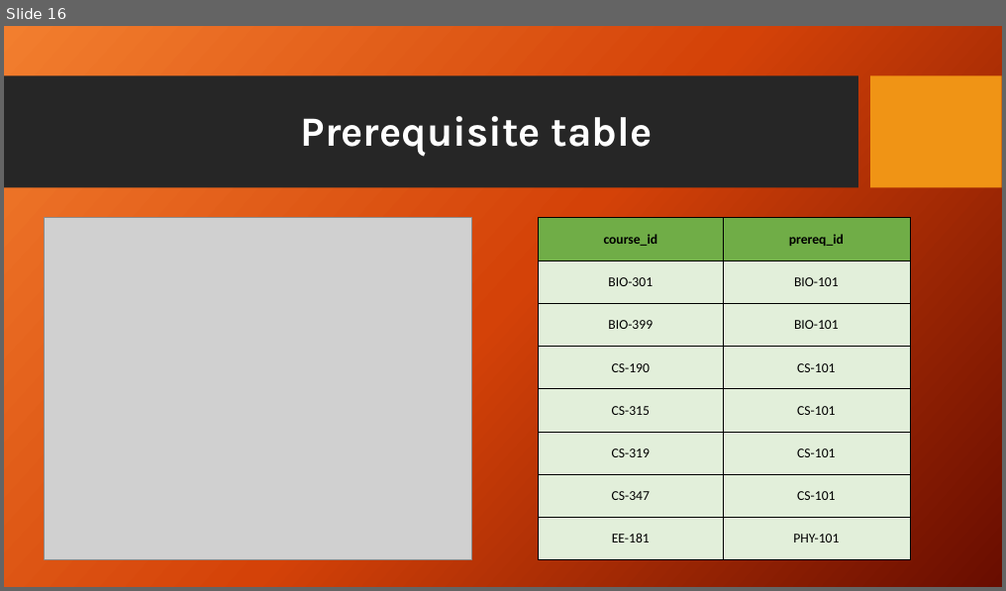
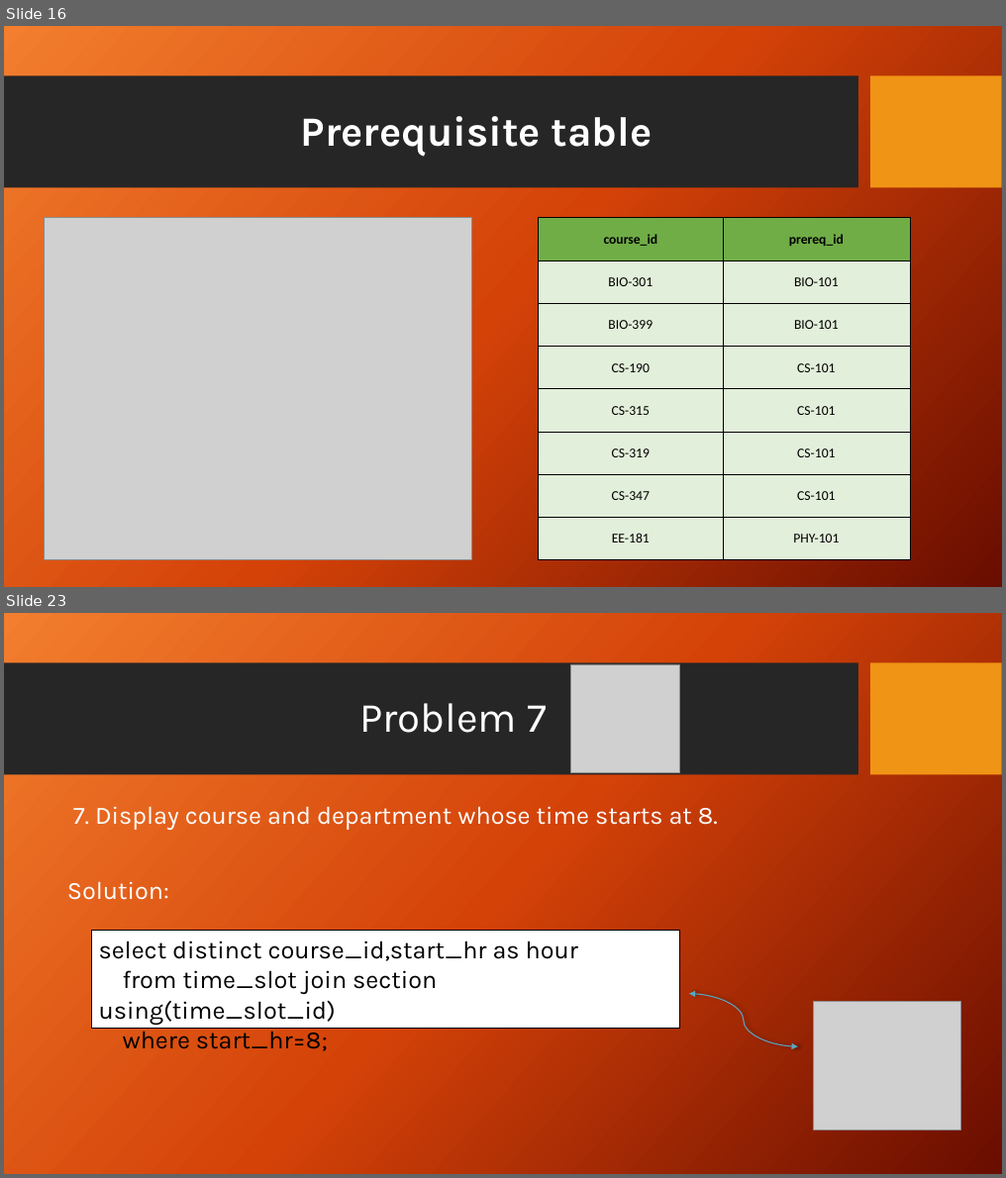
Before and after one commit to Antooo8/Antooo8, a slide deck: University Case study.pptx. Shown one above the other, each under a label of ours: slide 16 before the commit, slides 16 and 23 after it; the slides between them are not shown. The pictures are 1006x591 and 1006x1178 pixels, drawn with LibreOffice and Linux fonts; fonts in the diff are those of the drawing; grey boxes stand for pictures; background and template pictures are left out. Boxes give left, top, right and bottom in pixels: in the first picture for what was removed or moved away, otherwise in the second. Text is boxed around its words. In the diff, an @@ line names an element or a change of style, - is before the commit and + after.

```diff
--- a/University Case study.pptx
+++ b/University Case study.pptx
@@ slide 23 added at [4, 613, 1002, 1174], background picture (left out); not listed: 2 template elements that a slide beside it also shows @@
@@ picture added at [570, 664, 679, 773] @@
@@ title added at [359, 703, 547, 733], 40 pt, text #FFFFFF @@
+Problem 7
@@ text added at [67, 806, 718, 900], 24 pt, text #FFFFFF @@
+7. Display course and department whose time starts at 8.
+Solution:
@@ rectangle added at [91, 931, 680, 1029], fill #FFFFFF, outline #000000 1 pt, 24 pt, text #000000 @@
+select distinct course_id,start_hr as hour
+from time_slot join section using(time_slot_id)
+where start_hr=8;
@@ curved double arrow added from (689, 994) to (798, 1048), #5AA6C0 1 pt @@
@@ picture added at [814, 1001, 960, 1131] @@
```
Also in this commit, not shown: 30 other slides added.
